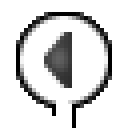
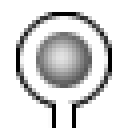
Layer changes from the first 128×128 image to the second:
showed "inner" (1st of 2, in "Player"), opacity 100% → 85% over [36, 32, 92, 88]
removed layer "-" from group "Circle" over [44, 32, 72, 88]
removed layer "bg" from group "Circle" over [16, 12, 112, 128]
